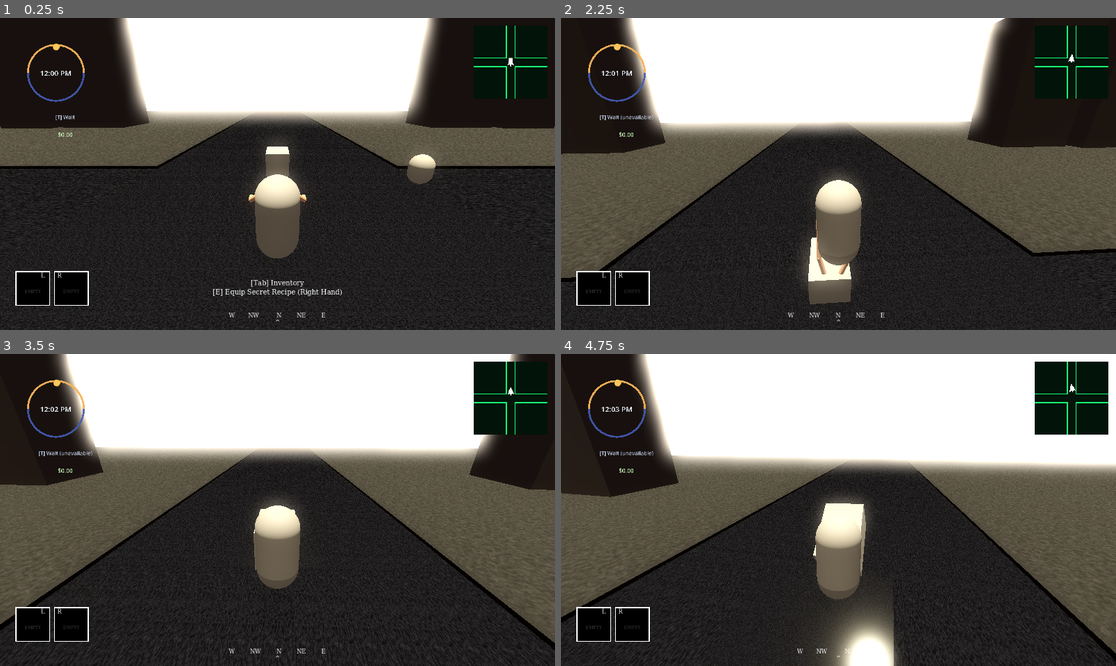
Above: before the commit, frames 1-4 (two rows, left to right).
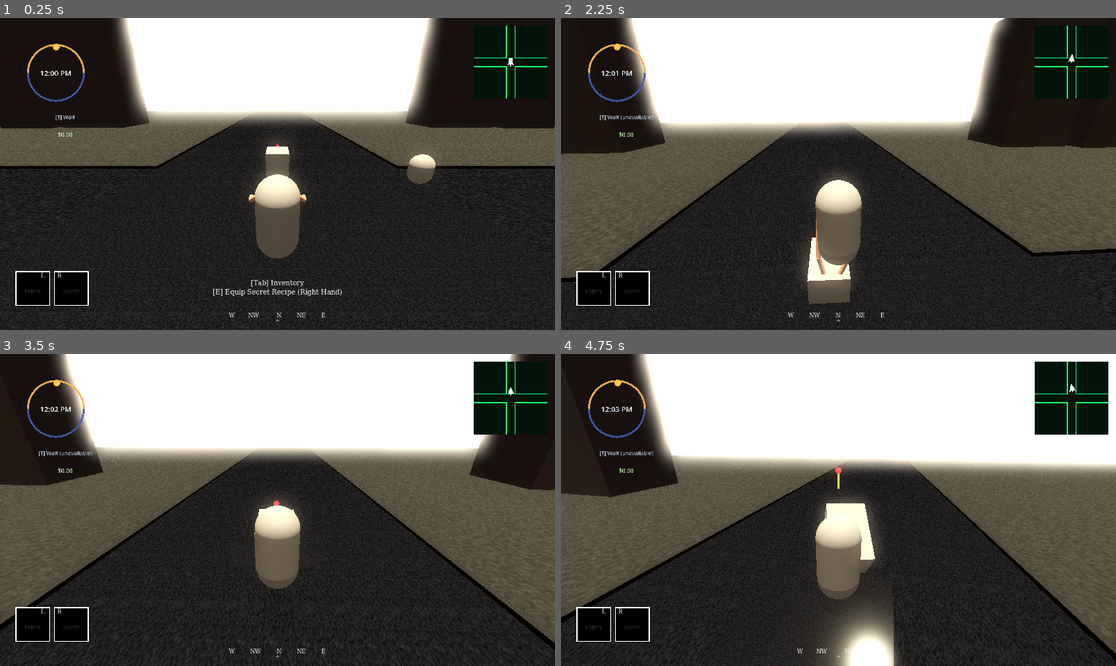
Above: after the commit, the same moments.

Repository: miles5g/paletero
Game: Godot game, scene res://world.tscn
Same seed, same stepped clock (60 frames per second), same inputs: the game is played once before the commit and once after it.
Inputs (mouse positions are in pixels of both pictures, inside the frame that each line leads up to):
- Up to frame 1 (0.25 s): no input
- Up to frame 2 (2.25 s): tap Enter at 0.5 s; move the mouse to (866, 174) at 0.52 s; hold W (move_forward) from 0.53 s (still down); tap Space (jump) at 0.6, 0.77, 1.07, 1.52, 1.55, 1.82 s; click (866, 174) at 0.67 s; move the mouse to (810, 174) at 1.27 s; tap Ctrl (crouch) at 1.35 s; move the mouse to (849, 167) at 2.02 s; tap E (interact) at 2.1 s
- Up to frame 3 (3.5 s): keep holding W (move_forward); tap Space (jump) at 2.3, 3.02, 3.05, 3.32 s; move the mouse to (271, 516) at 2.77 s; tap Shift (sprint) at 2.85 s; click (271, 516) at 2.92 s
- Up to frame 4 (4.75 s): keep holding W (move_forward); move the mouse to (877, 513) at 3.52 s; hold Enter 3.53-4.28 s; tap Space (jump) at 3.77, 3.8, 4.07, 4.52, 4.55 s; move the mouse to (794, 506) at 4.27 s; tap Keypad Enter at 4.35 s

The runs differ from the first frame. In frame 1, less than 0.1% of the frame differs, in the area x 49-51%, y 40-42%; in frame 2, less than 0.1%; in frame 3, 0.1%; in frame 4, 0.9%, in the area x 0-100%, y 0-100%.

Commit message:
Tune cart rope-steering debug and tighten jump responsiveness while pushing.
This adds visible A/B source and rope connection with a hard-stop length, steers cart yaw from the rope direction, and refines push feel with a small speed/leash bump and player-grounded jump coyote timing.

Co-authored-by: Cursor <cursoragent@cursor.com>

Diff:
--- a/cart.gd
+++ b/cart.gd
@@ -7,11 +7,17 @@
 ## =============================================================================
 
 ## --- Yaw (camera vs cart heading) — torque only, no offset wheel forces ---
-@export var yaw_align_strength: float = 42.0
+@export var yaw_align_strength: float = 164.0
 @export var yaw_angular_damping: float = 6.0
-@export var yaw_max_torque: float = 95.0
+@export var yaw_max_torque: float = 370.0
 ## Scale yaw correction when player is not pressing movement (look-only).
 @export var yaw_align_idle_scale: float = 0.35
+## Debug: draw camera/cart steering sources and connecting rope (visual only).
+@export var steer_debug_visible: bool = true
+@export var steer_source_cart_forward: float = 2.0
+@export var steer_source_cart_height: float = 0.4
+## Hard-stop maximum rope length between source A (camera) and B (cart).
+@export var steer_rope_max_len: float = 2.5
 
 ## --- Angular stability (curbs / impacts) ---
 @export var roll_pitch_damping: float = 8.0
@@ -25,6 +31,8 @@
 var _interaction_area: Area3D
 ## Snapshot from spawn (`world.gd`); physics mass stays fixed regardless of inventory.
 var _base_mass: float = 1.0
+var _steer_source_cart_debug: MeshInstance3D = null
+var _steer_rope_debug: MeshInstance3D = null
 
 var inventory_list: Array[ItemResource] = []
 
@@ -48,6 +56,39 @@
 	add_child(_handle_zone)
 	_handle_zone.position = Vector3(0, 0, 0.75)
 
+	# Debug: cart-local source point B (red) and rope AB (yellow) to camera source A.
+	if steer_debug_visible:
+		var src := MeshInstance3D.new()
+		src.name = "CartSourceDebug"
+		var s_mesh := SphereMesh.new()
+		s_mesh.radius = 0.1
+		s_mesh.height = 0.2
+		src.mesh = s_mesh
+		var s_mat := StandardMaterial3D.new()
+		s_mat.shading_mode = BaseMaterial3D.SHADING_MODE_UNSHADED
+		s_mat.albedo_color = Color(1.0, 0.25, 0.25, 0.96)
+		s_mat.emission_enabled = true
+		s_mat.emission = s_mat.albedo_color * 0.7
+		src.material_override = s_mat
+		add_child(src)
+		_steer_source_cart_debug = src
+
+		var rope := MeshInstance3D.new()
+		rope.name = "CartRopeDebug"
+		var r_mesh := CylinderMesh.new()
+		r_mesh.top_radius = 0.04
+		r_mesh.bottom_radius = 0.04
+		r_mesh.height = 1.0
+		rope.mesh = r_mesh
+		var r_mat := StandardMaterial3D.new()
+		r_mat.shading_mode = BaseMaterial3D.SHADING_MODE_UNSHADED
+		r_mat.albedo_color = Color(1.0, 0.92, 0.25, 0.96)
+		r_mat.emission_enabled = true
+		r_mat.emission = r_mat.albedo_color * 0.5
+		rope.material_override = r_mat
+		add_child(rope)
+		_steer_rope_debug = rope
+
 	_interaction_area = Area3D.new()
 	_interaction_area.name = "InteractionArea"
 	_interaction_area.monitoring = true
@@ -181,6 +222,9 @@
 	if player != null:
 		_apply_yaw_toward_camera(state, player)
 		_apply_grabbed_grounding(state)
+		_update_steer_debug_sources(state, player)
+	elif steer_debug_visible:
+		_update_steer_debug_sources(state, null)
 
 
 func _grabber_player() -> CharacterBody3D:
@@ -203,11 +247,32 @@
 			break
 	if cam == null:
 		return
-	var want := -cam.global_transform.basis.z
-	want.y = 0.0
-	if want.length_squared() < 1e-6:
-		return
-	want = want.normalized()
+	# Steering target is the rope direction: cart source B pulled toward camera source A.
+	var cart_front_world := global_transform.origin \
+		+ (-global_transform.basis.z) * steer_source_cart_forward
+	var src_a_valid := false
+	var src_a := Vector3.ZERO
+	var tip := cam.get_node_or_null("CameraSteerTipDebug") as MeshInstance3D
+	if tip != null and is_instance_valid(tip):
+		src_a = tip.global_position
+		src_a_valid = true
+	else:
+		var cam_fwd := -cam.global_transform.basis.z
+		if cam_fwd.length_squared() > 1e-6:
+			cam_fwd = cam_fwd.normalized()
+			src_a = cam.global_transform.origin + cam_fwd * 6.0
+			src_a_valid = true
+	if not src_a_valid:
+		return
+	var rope_dir_full := src_a - cart_front_world
+	var rope_len_full := rope_dir_full.length()
+	if rope_len_full > maxf(0.2, steer_rope_max_len):
+		src_a = cart_front_world + (rope_dir_full / rope_len_full) * steer_rope_max_len
+	var rope_dir := src_a - cart_front_world
+	rope_dir.y = 0.0
+	if rope_dir.length_squared() < 1e-6:
+		return
+	var want := rope_dir.normalized()
 	var fwd := -state.transform.basis.z
 	fwd.y = 0.0
 	if fwd.length_squared() < 1e-6:
@@ -241,6 +306,69 @@
 	state.apply_central_force(Vector3.DOWN * grabbed_downward_bias)
 
 
+func _update_steer_debug_sources(state: PhysicsDirectBodyState3D, player: CharacterBody3D) -> void:
+	if not steer_debug_visible:
+		if _steer_source_cart_debug != null:
+			_steer_source_cart_debug.visible = false
+		if _steer_rope_debug != null:
+			_steer_rope_debug.visible = false
+		return
+	if _steer_source_cart_debug == null or _steer_rope_debug == null:
+		return
+	# Source B: cart-local, in front of the cart.
+	var cart_front_world := global_transform.origin \
+		+ (-global_transform.basis.z) * steer_source_cart_forward \
+		+ Vector3.UP * steer_source_cart_height
+	_steer_source_cart_debug.visible = true
+	_steer_source_cart_debug.global_position = cart_front_world
+
+	# Source A: camera tip in front of the player's gaze, if available.
+	var src_a_valid := false
+	var src_a := Vector3.ZERO
+	if player != null and is_instance_valid(player):
+		for c in player.get_children():
+			if c is Camera3D:
+				var cam := c as Camera3D
+				var tip := cam.get_node_or_null("CameraSteerTipDebug") as MeshInstance3D
+				if tip != null and is_instance_valid(tip):
+					src_a = tip.global_position
+					src_a_valid = true
+				else:
+					var cam_fwd := -cam.global_transform.basis.z
+					if cam_fwd.length_squared() > 1e-6:
+						cam_fwd = cam_fwd.normalized()
+						src_a = cam.global_transform.origin + cam_fwd * 6.0
+						src_a_valid = true
+				break
+
+	if not src_a_valid:
+		_steer_rope_debug.visible = false
+		return
+
+	# Rope AB: simple cylinder between A and B.
+	var dir := src_a - cart_front_world
+	var hard_max := maxf(0.2, steer_rope_max_len)
+	var dir_len := dir.length()
+	if dir_len > hard_max:
+		dir = (dir / dir_len) * hard_max
+	var h := dir.length()
+	if h < 0.05:
+		_steer_rope_debug.visible = false
+		return
+	_steer_rope_debug.visible = true
+	var y_axis := dir / h
+	var x_axis := y_axis.cross(Vector3.FORWARD)
+	if x_axis.length_squared() < 1e-6:
+		x_axis = y_axis.cross(Vector3.RIGHT)
+	x_axis = x_axis.normalized()
+	var z_axis := x_axis.cross(y_axis).normalized()
+	x_axis = y_axis.cross(z_axis).normalized()
+	_steer_rope_debug.global_position = cart_front_world + dir * 0.5
+	_steer_rope_debug.global_basis = Basis(x_axis, y_axis, z_axis)
+	var cyl := _steer_rope_debug.mesh as CylinderMesh
+	cyl.height = h
+
+
 func is_player_in_handle_zone(player: CharacterBody3D) -> bool:
 	if _handle_zone == null:
 		return false
--- a/player.gd
+++ b/player.gd
@@ -5,7 +5,7 @@
 const CROUCH_SPEED: float = BASE_SPEED * 0.5
 const JUMP_VELOCITY: float = 4.5
 ## Max walk speed while hitched (higher than old cap so pushing feels brisk).
-const PUSH_MOVE_SPEED_CAP: float = 6.2
+const PUSH_MOVE_SPEED_CAP: float = 6.6
 const HELD_ITEM_DIST: float = 0.95
 const HELD_ITEM_SIDE: float = 0.0
 const HELD_ITEM_HEIGHT: float = 1.0
@@ -28,8 +28,8 @@
 @export var cart_turn_catchup_track_bonus: float = 16.0
 @export var cart_wobble_amplitude: float = 0.0
 @export var cart_vertical_bias_down: float = 420.0
-@export var cart_leash_min_m: float = 0.55
-@export var cart_leash_max_m: float = 2.08
+@export var cart_leash_min_m: float = 0.62
+@export var cart_leash_max_m: float = 2.22
 ## Additional forward pull when cart is behind player after a fast turn.
 @export var cart_behind_recovery_force: float = 220.0
 ## Jump-sync: cart launch vertical speed relative to player jump speed.
@@ -42,6 +42,8 @@
 @export var cart_jump_sync_window_sec: float = 0.24
 ## Upward follow gain during jump-sync window (align cart vy to player vy).
 @export var cart_jump_vertical_follow_gain: float = 165.0
+## Small grace window so jump keys off player grounding even during push-contact jitter.
+@export var player_jump_coyote_sec: float = 0.12
 var gravity = ProjectSettings.get_setting("physics/3d/default_gravity")
 
 var is_pushing: bool = false
@@ -58,6 +60,7 @@
 ## 0 = no movement keys while pushing; 1 = full WASD deflection (used to soften leash when standing).
 var _cart_push_intent: float = 0.0
 var _cart_jump_sync_t: float = 0.0
+var _player_jump_coyote_t: float = 0.0
 var _active_client: Node3D = null
 var can_interact: bool = false
 
@@ -92,6 +95,7 @@
 var _player_transparency_target: float = 0.0
 var _wait_t_prev_down: bool = false
 var inventory_list: Array[ItemResource] = []
+var _camera_steer_tip_debug: MeshInstance3D = null
 
 func _ready() -> void:
 	Input.mouse_mode = Input.MOUSE_MODE_CAPTURED
@@ -108,6 +112,22 @@
 	if _collision_shape and _collision_shape.shape is CapsuleShape3D:
 		_capsule_shape = _collision_shape.shape
 		_stand_shape_height = _capsule_shape.height
+	if _camera != null and is_instance_valid(_camera):
+		var tip := MeshInstance3D.new()
+		tip.name = "CameraSteerTipDebug"
+		var m := SphereMesh.new()
+		m.radius = 0.12
+		m.height = 0.24
+		tip.mesh = m
+		var mat := StandardMaterial3D.new()
+		mat.shading_mode = BaseMaterial3D.SHADING_MODE_UNSHADED
+		mat.albedo_color = Color(0.2, 0.9, 1.0, 0.95)
+		mat.emission_enabled = true
+		mat.emission = mat.albedo_color * 0.7
+		tip.material_override = mat
+		tip.position = Vector3(0.0, 0.0, -17.0)
+		_camera.add_child(tip)
+		_camera_steer_tip_debug = tip
 	_create_push_arms()
 	_refresh_hand_slot_hud()
 
@@ -159,17 +179,24 @@
 	if Input.is_action_just_pressed("interact"):
 		_interact()
 
-	if not is_on_floor():
+	var player_grounded := is_on_floor()
+	if player_grounded:
+		_player_jump_coyote_t = player_jump_coyote_sec
+	else:
+		_player_jump_coyote_t = maxf(0.0, _player_jump_coyote_t - delta)
+
+	if not player_grounded:
 		velocity.y -= gravity * delta
 	if _cart_jump_sync_t > 0.0:
 		_cart_jump_sync_t = maxf(0.0, _cart_jump_sync_t - delta)
 
-	if Input.is_action_just_pressed("jump") and is_on_floor():
+	if Input.is_action_just_pressed("jump") and (player_grounded or _player_jump_coyote_t > 0.0):
 		if is_pushing and current_cart != null and is_instance_valid(current_cart):
 			# Trigger cart launch immediately on jump press so it "starts" the hop a touch earlier.
 			_sync_cart_jump_launch(cart_jump_lead_vertical_bonus)
 		velocity.y = JUMP_VELOCITY
 		_cart_jump_sync_t = cart_jump_sync_window_sec
+		_player_jump_coyote_t = 0.0
 
 	var want_stand := not Input.is_action_pressed("crouch")
 	var geometry_crouch := Input.is_action_pressed("crouch") or (want_stand and not _can_uncrouch_to_stand())
